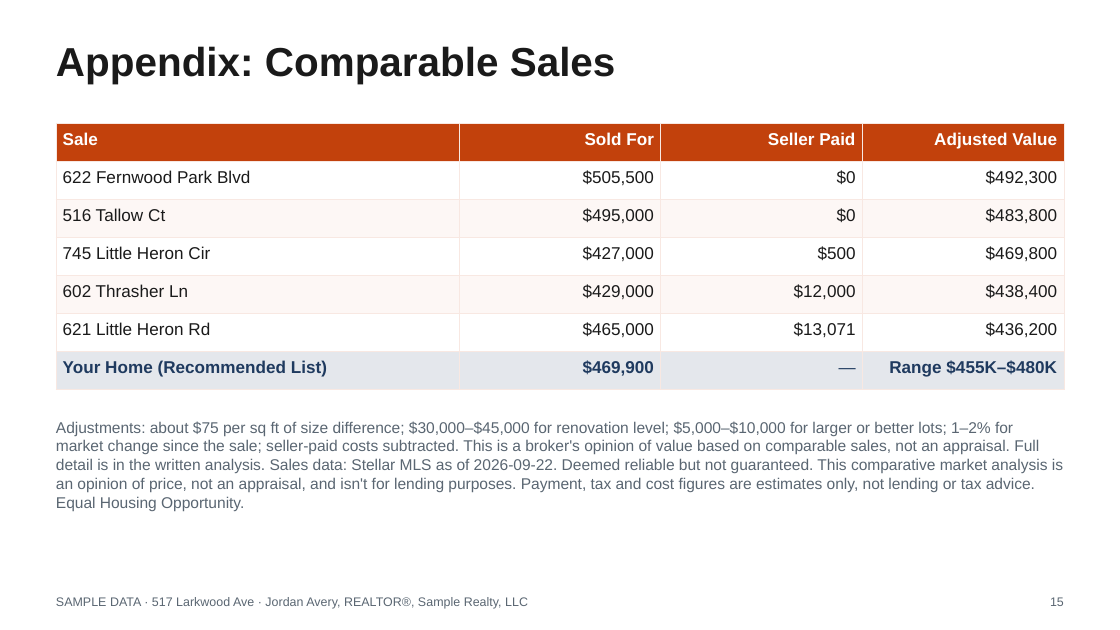
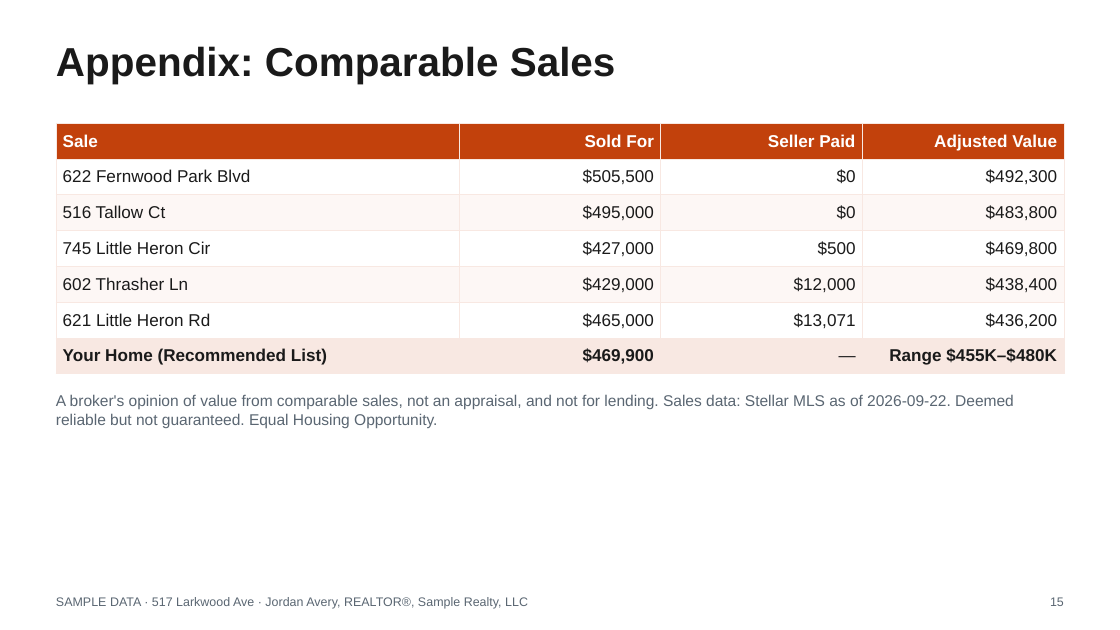
Before and after one commit to axelrivera/real-estate-skills, a slide deck: slide 15 of samples/seller-cma/517-Larkwood-Ave-Listing-Presentation.pptx. Drawn at 1120x630 pixels with LibreOffice and Linux fonts; fonts in the diff are those of the drawing. Boxes give left, top, right and bottom in pixels: in the first picture for what was removed or moved away, otherwise in the second. Text is boxed around its words. In the diff, an @@ line names an element or a change of style, - is before the commit and + after.

```diff
--- a/samples/seller-cma/517-Larkwood-Ave-Listing-Presentation.pptx
+++ b/samples/seller-cma/517-Larkwood-Ave-Listing-Presentation.pptx
@@ table at (56, 123, 1064, 369) @@
@@ fill #E4E7EC to #F8E8E2 in row 7 @@
@@ text colour #1F3A5F to #1A1A1A in "Your Home (Recommended List)", "$469,900", "—", "Range $455K–$480K" @@
@@ text at (56, 394, 1014, 428): text changed @@
-Adjustments: about $75 per sq ft of size difference; $30,000–$45,000 for renovation level; $5,000–$10,000 for larger or better lots; 1–2% for market change since the sale; seller-paid costs subtracted. This is a broker's opinion of value based on comparable sales, not an appraisal. Full detail is in the written analysis. Sales data: Stellar MLS as of 2026-09-22. Deemed reliable but not guaranteed. This comparative market analysis is an opinion of price, not an appraisal, and isn't for lending purposes. Payment, tax and cost figures are estimates only, not lending or tax advice. Equal Housing Opportunity.
+A broker's opinion of value from comparable sales, not an appraisal, and not for lending. Sales data: Stellar MLS as of 2026-09-22. Deemed reliable but not guaranteed. Equal Housing Opportunity.
```
Also in this commit, not shown: 14 other slides changed, 35 other files.
